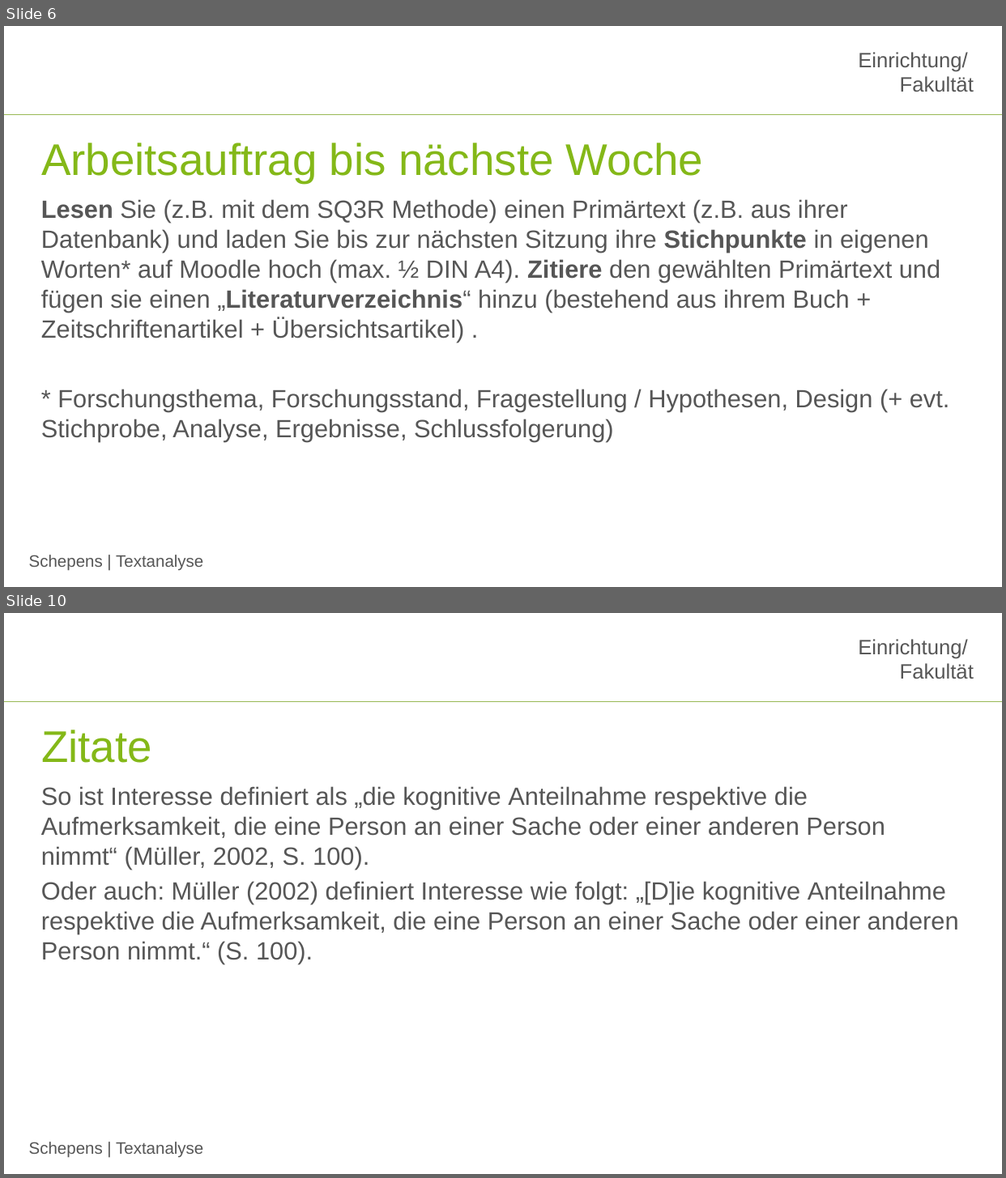
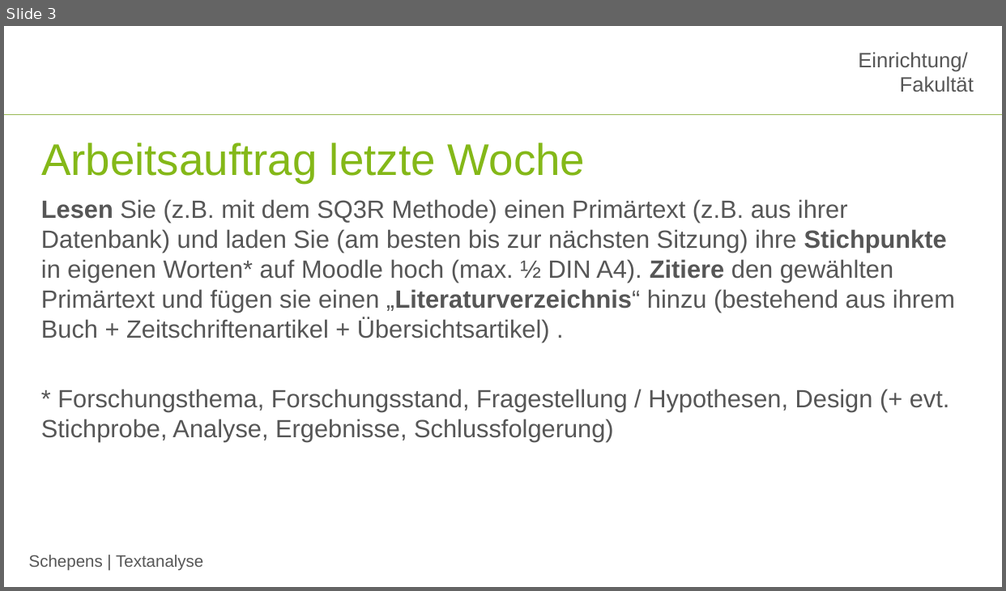
Before and after one commit to jobschepens/Textanalyse, a slide deck: folien/week5.pptx. Shown one above the other, each under a label of ours: slides 6 and 10 before the commit, slide 3 after it; the slides between them are not shown. The pictures are 1006x1178 and 1006x591 pixels, drawn with LibreOffice and Linux fonts; fonts in the diff are those of the drawing; background and template pictures are left out. Boxes give left, top, right and bottom in pixels: in the first picture for what was removed or moved away, otherwise in the second. Text is boxed around its words. In the diff, an @@ line names an element or a change of style, - is before the commit and + after.

```diff
--- a/folien/week5.pptx
+++ b/folien/week5.pptx
@@ slide 10 removed at [4, 613, 1002, 1174], background #FFFFFF; not listed: 3 template elements that a slide beside it also shows @@
@@ title removed at [41, 730, 152, 763] @@
-Zitate
@@ text removed at [41, 786, 959, 965] @@
-So ist Interesse definiert als „die kognitive Anteilnahme respektive die Aufmerksamkeit, die eine Person an einer Sache oder einer anderen Person nimmt“ (Müller, 2002, S. 100).
-Oder auch: Müller (2002) definiert Interesse wie folgt: „[D]ie kognitive Anteilnahme respektive die Aufmerksamkeit, die eine Person an einer Sache oder einer anderen Person nimmt.“ (S. 100).
@@ what was slide 6 is now slide 3 @@
@@ slide 3 changed as well @@
@@ title at [41, 143, 585, 183]: text changed @@
-Arbeitsauftrag bis nächste Woche
+Arbeitsauftrag letzte Woche
@@ text at [41, 199, 955, 343]: text changed @@
-Lesen Sie (z.B. mit dem SQ3R Methode) einen Primärtext (z.B. aus ihrer Datenbank) und laden Sie bis zur nächsten Sitzung ihre Stichpunkte in eigenen Worten* auf Moodle hoch (max. ½ DIN A4). Zitiere den gewählten Primärtext und fügen sie einen „Literaturverzeichnis“ hinzu (bestehend aus ihrem Buch + Zeitschriftenartikel + Übersichtsartikel) .
+Lesen Sie (z.B. mit dem SQ3R Methode) einen Primärtext (z.B. aus ihrer Datenbank) und laden Sie (am besten bis zur nächsten Sitzung) ihre Stichpunkte in eigenen Worten* auf Moodle hoch (max. ½ DIN A4). Zitiere den gewählten Primärtext und fügen sie einen „Literaturverzeichnis“ hinzu (bestehend aus ihrem Buch + Zeitschriftenartikel + Übersichtsartikel) .
```
Also in this commit, not shown: 3 other slides changed, 20 slides added, 10 other slides removed, 1 other file.
